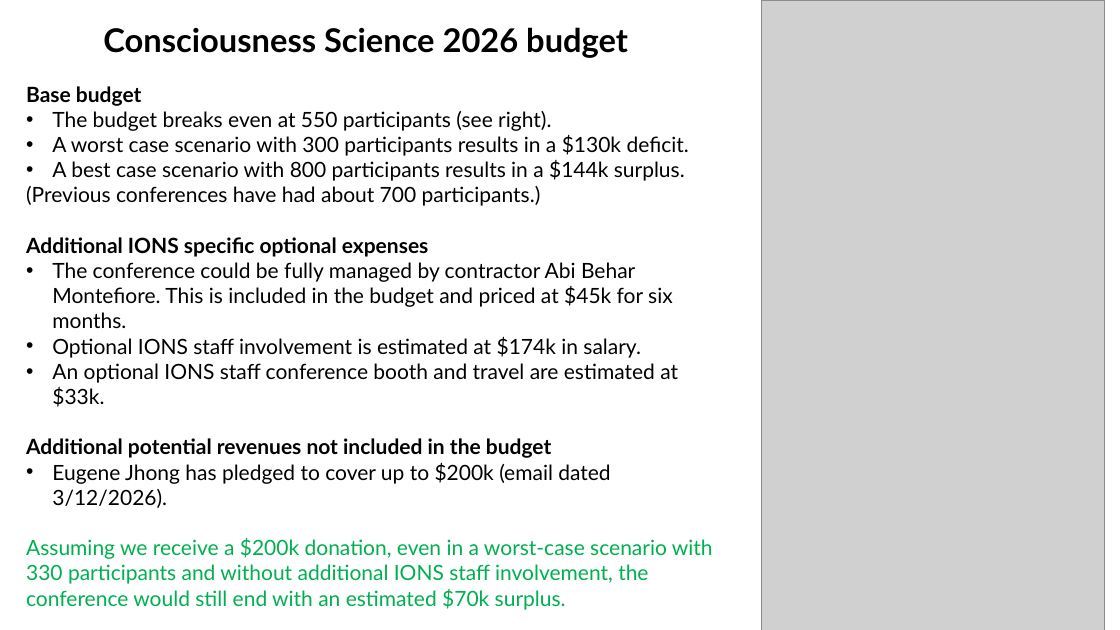
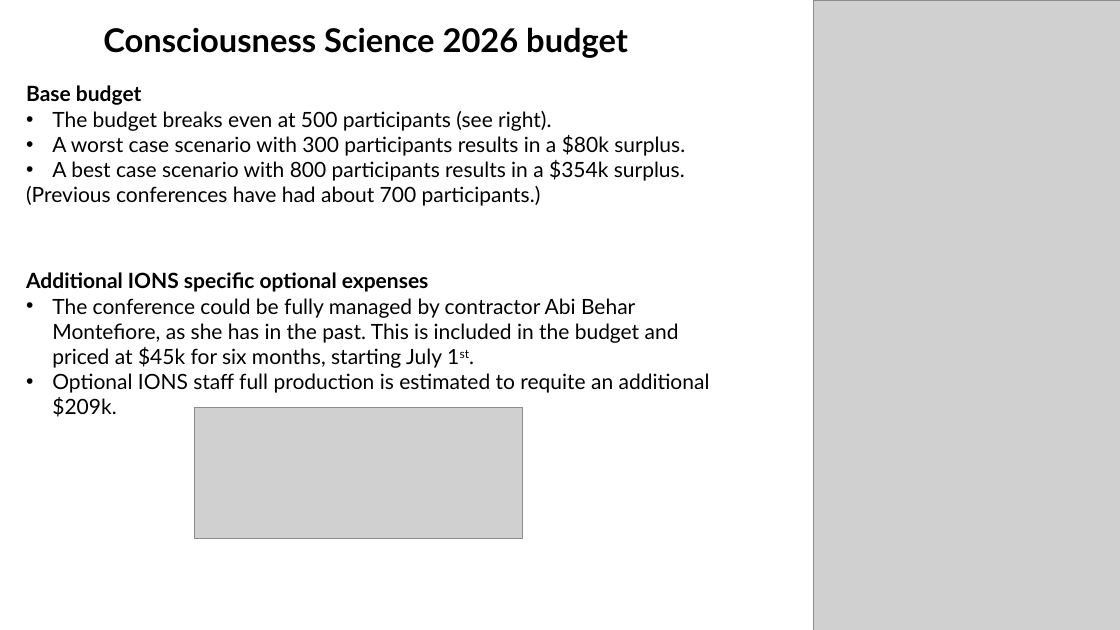
Before and after one commit to arnodelorme/tsc2026, a slide deck: slide 1 of documents/budget_slide.pptx. Drawn at 1120x630 pixels with LibreOffice and Linux fonts; fonts in the diff are those of the drawing; grey boxes stand for pictures. Boxes give left, top, right and bottom in pixels: in the first picture for what was removed or moved away, otherwise in the second. Text is boxed around its words. In the diff, an @@ line names an element or a change of style, - is before the commit and + after.

```diff
--- a/documents/budget_slide.pptx
+++ b/documents/budget_slide.pptx
@@ picture: place and size @@
-picture at [762,0,1105,630]
+picture at [813,0,1120,630]
@@ text at [52,111,685,181]: text changed @@
-• The budget breaks even at 550 participants (see right).
-• A worst case scenario with 300 participants results in a $130k deficit.
-• A best case scenario with 800 participants results in a $144k surplus.
+• The budget breaks even at 500 participants (see right).
+• A worst case scenario with 300 participants results in a $80k surplus.
+• A best case scenario with 800 participants results in a $354k surplus.
@@ text at [26,237,713,610]: paragraphs removed @@
-Additional IONS specific optional expenses
-• The conference could be fully managed by contractor Abi Behar Montefiore. This is included in the budget and priced at $45k for six months.
-• Optional IONS staff involvement is estimated at $174k in salary.
-• An optional IONS staff conference booth and travel are estimated at $33k.
-Additional potential revenues not included in the budget
-• Eugene Jhong has pledged to cover up to $200k (email dated 3/12/2026).
-Assuming we receive a $200k donation, even in a worst-case scenario with 330 participants and without additional IONS staff involvement, the conference would still end with an estimated $70k surplus.
@@ text added at [26,272,710,417], 18 pt, text #000000 @@
+Additional IONS specific optional expenses
+• The conference could be fully managed by contractor Abi Behar Montefiore, as she has in the past. This is included in the budget and priced at $45k for six months, starting July 1st.
+• Optional IONS staff full production is estimated to requite an additional $209k.
@@ picture added at [194,408,523,539] @@
```
Also in this commit, not shown: 15 other files.
